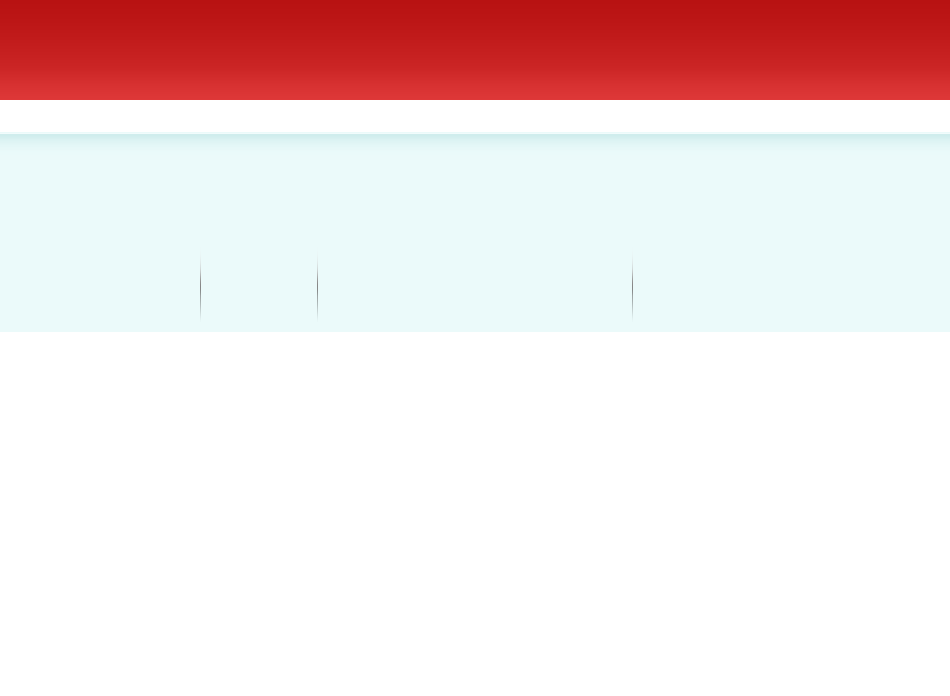
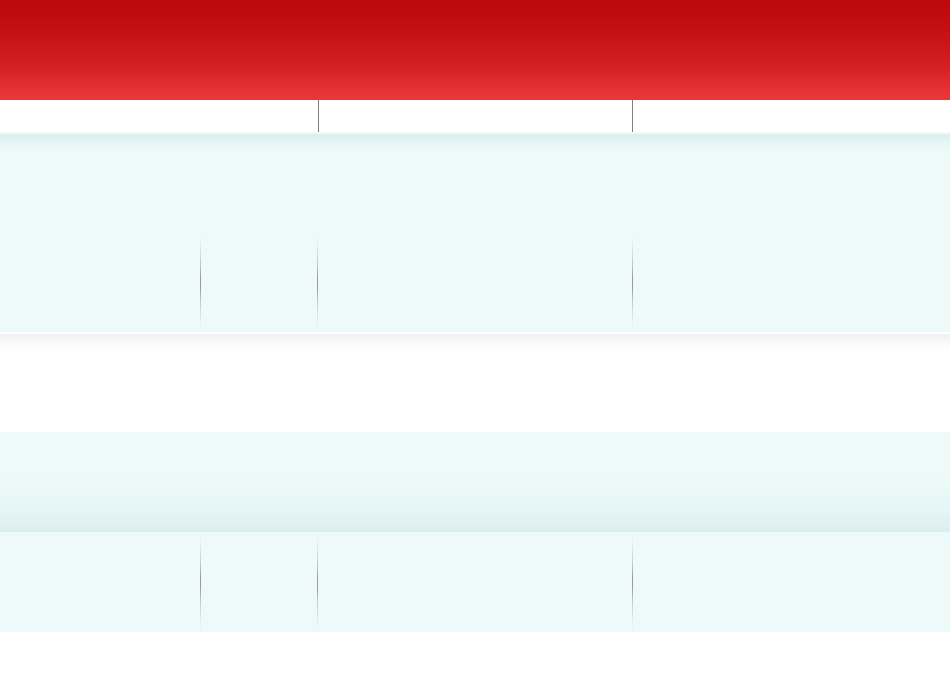
Two versions of the same layered image (950 x 696). Layer-by-layer changes:
added layer "navbar stroke" (multiply) above "navbar button" over [318, 100, 633, 132]
added layer "navbar button" (screen) above "navbar active" over [318, 100, 633, 132]
painted on "header" over [0, 0, 950, 100]
painted on "header widgets" over [0, 132, 950, 232]
painted on "header boxes" over [0, 232, 950, 332]
painted on "footer widgets" over [0, 432, 950, 532]
painted on "footer boxes" over [0, 532, 950, 632]
